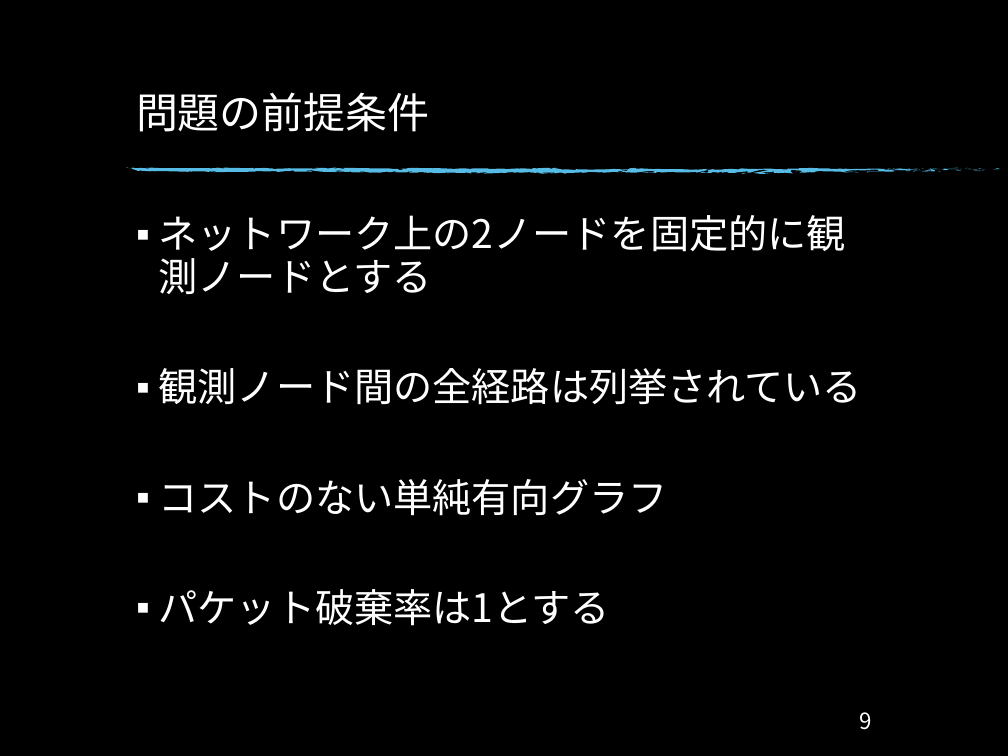
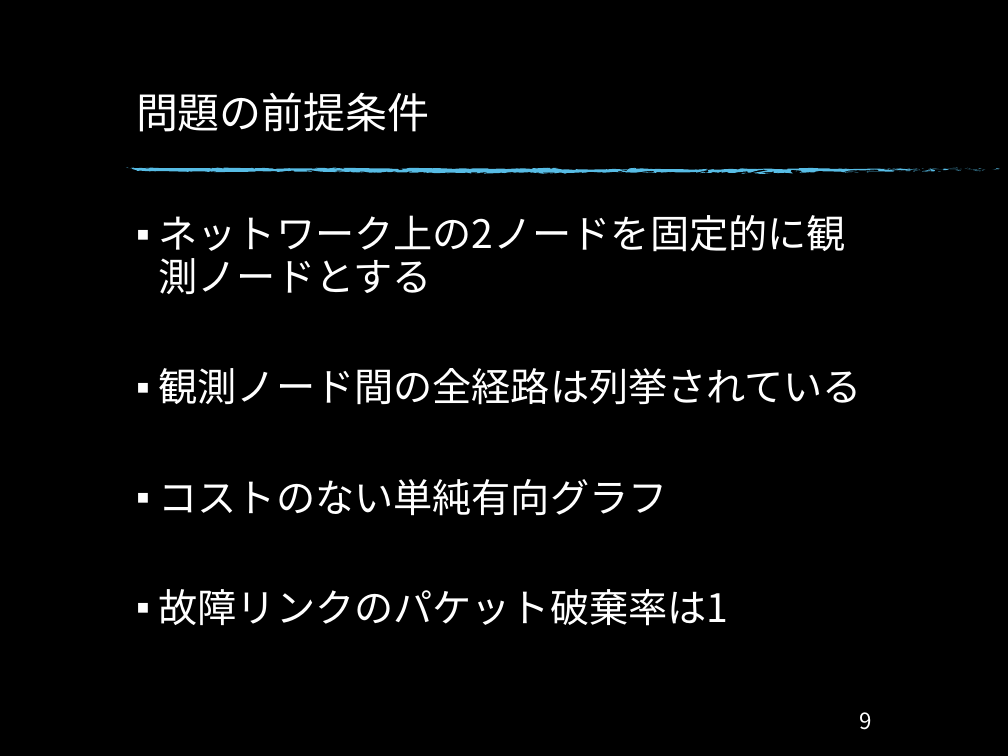
Before and after one commit to Ryo0021300/Monograph, a slide deck: slide 10 of Monograph/卒研発表_34.pptx. Drawn at 1008x756 pixels with LibreOffice and Linux fonts; fonts in the diff are those of the drawing; background and template pictures are left out. Boxes give left, top, right and bottom in pixels: in the first picture for what was removed or moved away, otherwise in the second. Text is boxed around its words. In the diff, an @@ line names an element or a change of style, - is before the commit and + after.

```diff
--- a/Monograph/卒研発表_34.pptx
+++ b/Monograph/卒研発表_34.pptx
@@ text at (159,589,729,626): text changed @@
-▪ パケット破棄率は1とする
+▪ 故障リンクのパケット破棄率は1
```
Also in this commit, not shown: 6 other slides changed, 2 slides added, 5 other files.
